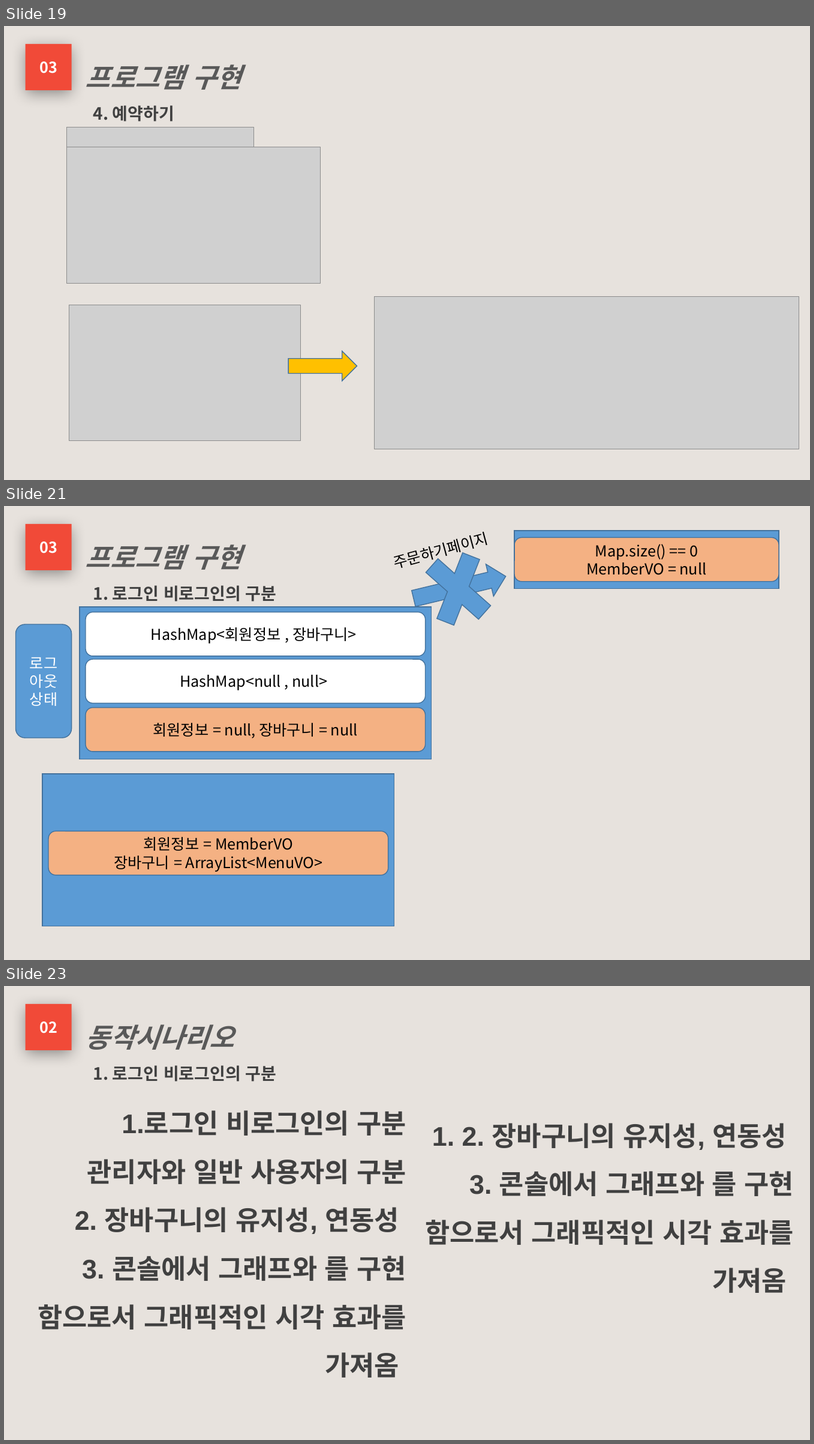
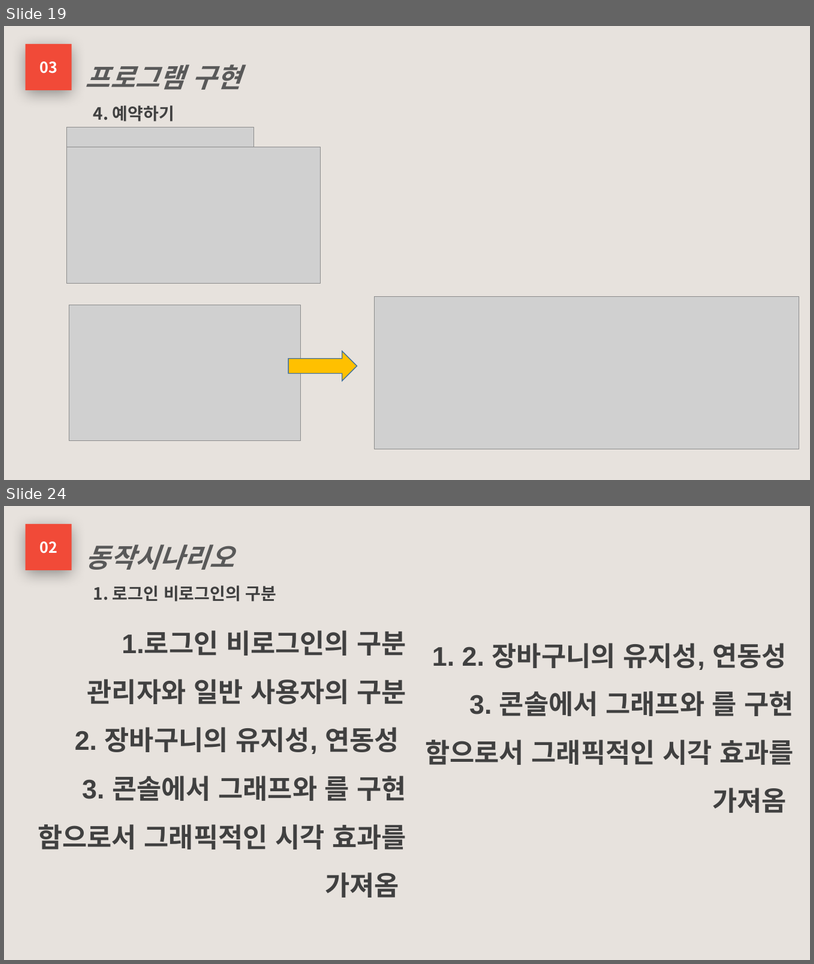
Before and after one commit to phoresis92/restaurant, a slide deck: 프로젝트 기획서/프로젝트 계획서.pptx. Shown one above the other, each under a label of ours: slides 19, 21 and 23 before the commit, slides 19 and 24 after it; the slides between them are not shown. The pictures are 814x1444 and 814x964 pixels, drawn with LibreOffice and Linux fonts; fonts in the diff are those of the drawing; grey boxes stand for pictures. Boxes give left, top, right and bottom in pixels: in the first picture for what was removed or moved away, otherwise in the second. Text is boxed around its words. In the diff, an @@ line names an element or a change of style, - is before the commit and + after.

```diff
--- a/프로젝트 기획서/프로젝트 계획서.pptx
+++ b/프로젝트 기획서/프로젝트 계획서.pptx
@@ slide 21 removed at (x1=4, y1=506, x2=810, y2=960), background #E7E2DD @@
@@ rectangle removed at (x1=25, y1=524, x2=71, y2=570) @@
-03
@@ cross removed at (x1=408, y1=526, x2=509, y2=652) @@
@@ rectangle removed at (x1=515, y1=531, x2=780, y2=589) @@
@@ rounded rectangle removed at (x1=515, y1=537, x2=780, y2=582) @@
-Map.size() == 0
-MemberVO = null
@@ text removed at (x1=86, y1=544, x2=241, y2=570) @@
-프로그램 구현
@@ text removed at (x1=395, y1=546, x2=435, y2=573) @@
-주문하기페이지
@@ right arrow removed at (x1=410, y1=560, x2=510, y2=615) @@
@@ text removed at (x1=93, y1=585, x2=277, y2=601) @@
-1. 로그인 비로그인의 구분
@@ rounded rectangle removed at (x1=15, y1=624, x2=71, y2=738) @@
-로그아웃 상태
@@ group removed at (x1=80, y1=607, x2=432, y2=759): 3 rounded rectangles, 1 rectangle @@
-HashMap<null , null>
-HashMap<회원정보 , 장바구니>
-회원정보 = null, 장바구니 = null
@@ rectangle removed at (x1=43, y1=774, x2=395, y2=925) @@
@@ rounded rectangle removed at (x1=48, y1=831, x2=388, y2=875) @@
-회원정보 = MemberVO
-장바구니 = ArrayList<MenuVO>
@@ what was slide 23 is now slide 24 @@
```
Also in this commit, not shown: 2 slides changed, 5 slides added, 2 other slides removed, 30 other files.
